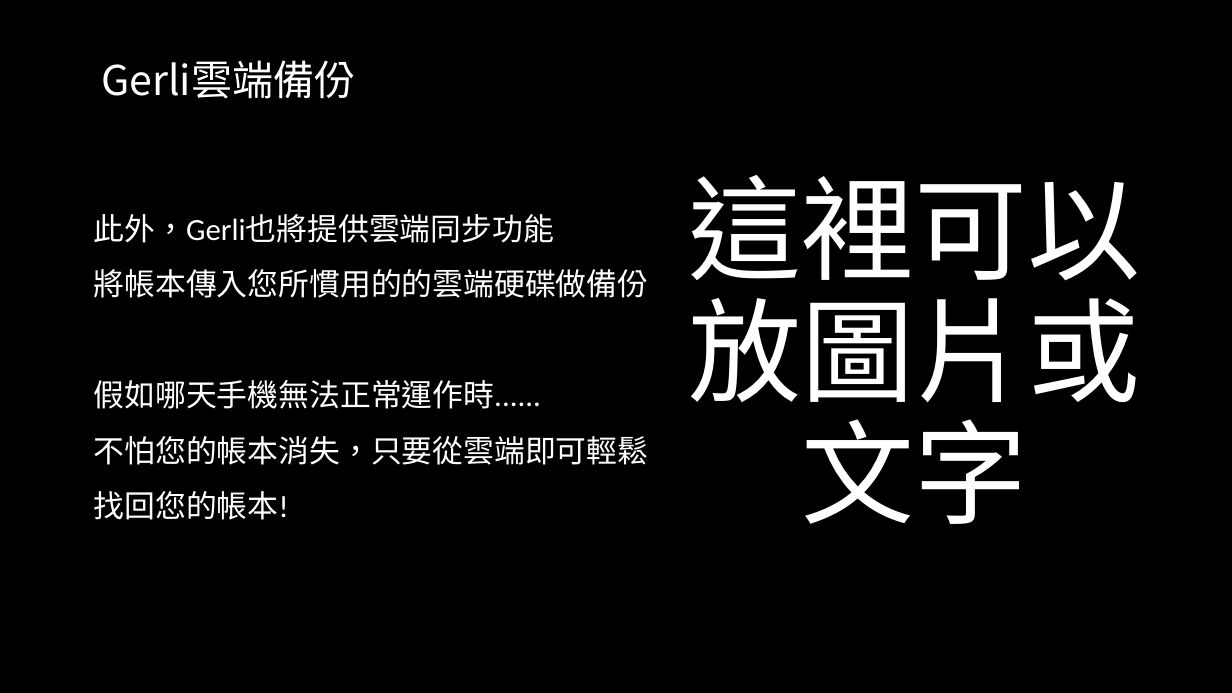
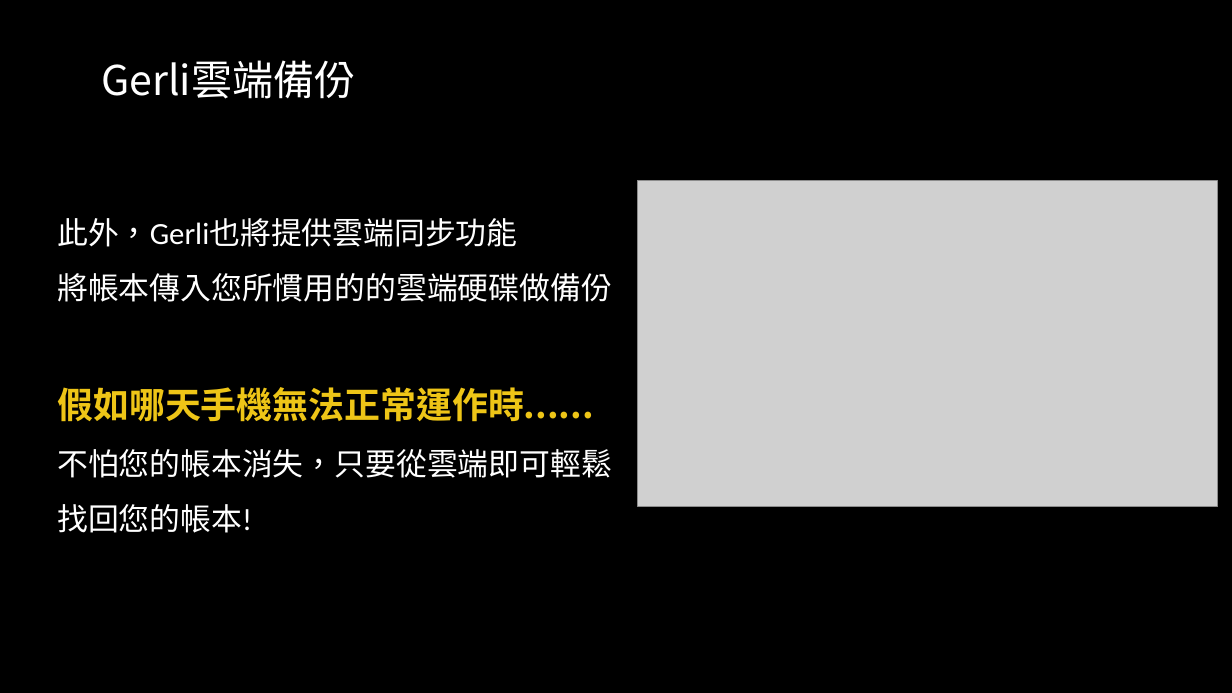
Before and after one commit to SunnerLi/Gerli, a slide deck: slide 6 of 語音記帳軟體-Gerli.pptx. Drawn at 1232x693 pixels with LibreOffice and Linux fonts; fonts in the diff are those of the drawing; grey boxes stand for pictures; background and template pictures are left out. Boxes give left, top, right and bottom in pixels: in the first picture for what was removed or moved away, otherwise in the second. Text is boxed around its words. In the diff, an @@ line names an element or a change of style, - is before the commit and + after.

```diff
--- a/語音記帳軟體-Gerli.pptx
+++ b/語音記帳軟體-Gerli.pptx
@@ text removed at [689, 175, 1141, 524] @@
-這裡可以放圖片或文字
@@ text "此外，Gerli也將提供雲端同步功能": place and size @@
-text "此外，Gerli也將提供雲端同步功能" at [94, 214, 649, 520]
+text "此外，Gerli也將提供雲端同步功能" at [57, 218, 612, 533]
@@ picture added at [638, 181, 1217, 506] @@
@@ text at [57, 387, 594, 422]: size 24 to 28 pt, font Calibri to Noto Sans CJK SC, text colour #FFFFFF to #EEC517, bold on in "假如哪天手機無法正常運作時......" @@
```
Also in this commit, not shown: 3 other slides changed, 2 slides added, 1 slide removed.
